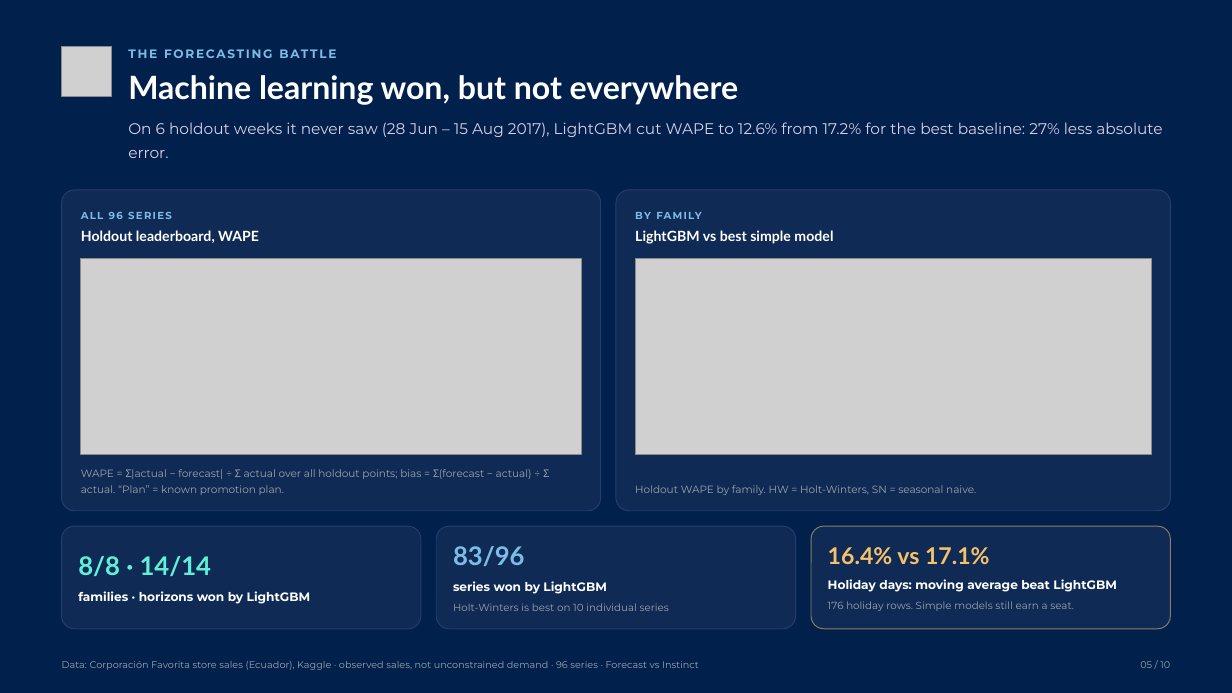
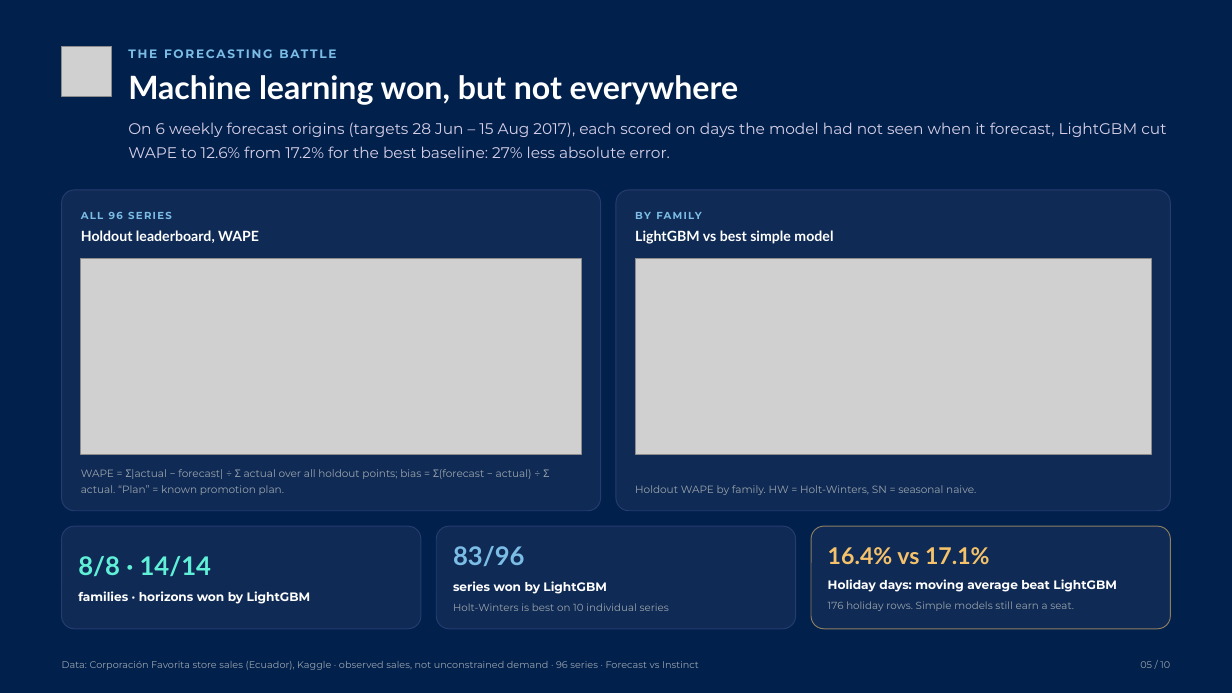
Before and after one commit to akashgajjar07-hue/forecast-vs-instinct, a slide deck: slide 5 of presentations/case_study_deck.pptx. Drawn at 1232x693 pixels with LibreOffice and Linux fonts; fonts in the diff are those of the drawing; grey boxes stand for pictures; background and template pictures are left out. Boxes give left, top, right and bottom in pixels: in the first picture for what was removed or moved away, otherwise in the second. Text is boxed around its words. In the diff, an @@ line names an element or a change of style, - is before the commit and + after.

```diff
--- a/presentations/case_study_deck.pptx
+++ b/presentations/case_study_deck.pptx
@@ text at (128, 122, 1166, 158): text changed @@
-On 6 holdout weeks it never saw (28 Jun – 15 Aug 2017), LightGBM cut WAPE to 12.6% from 17.2% for the best baseline: 27% less absolute error.
+On 6 weekly forecast origins (targets 28 Jun – 15 Aug 2017), each scored on days the model had not seen when it forecast, LightGBM cut WAPE to 12.6% from 17.2% for the best baseline: 27% less absolute error.
```
Also in this commit, not shown: 2 other slides changed, 50 other files.
